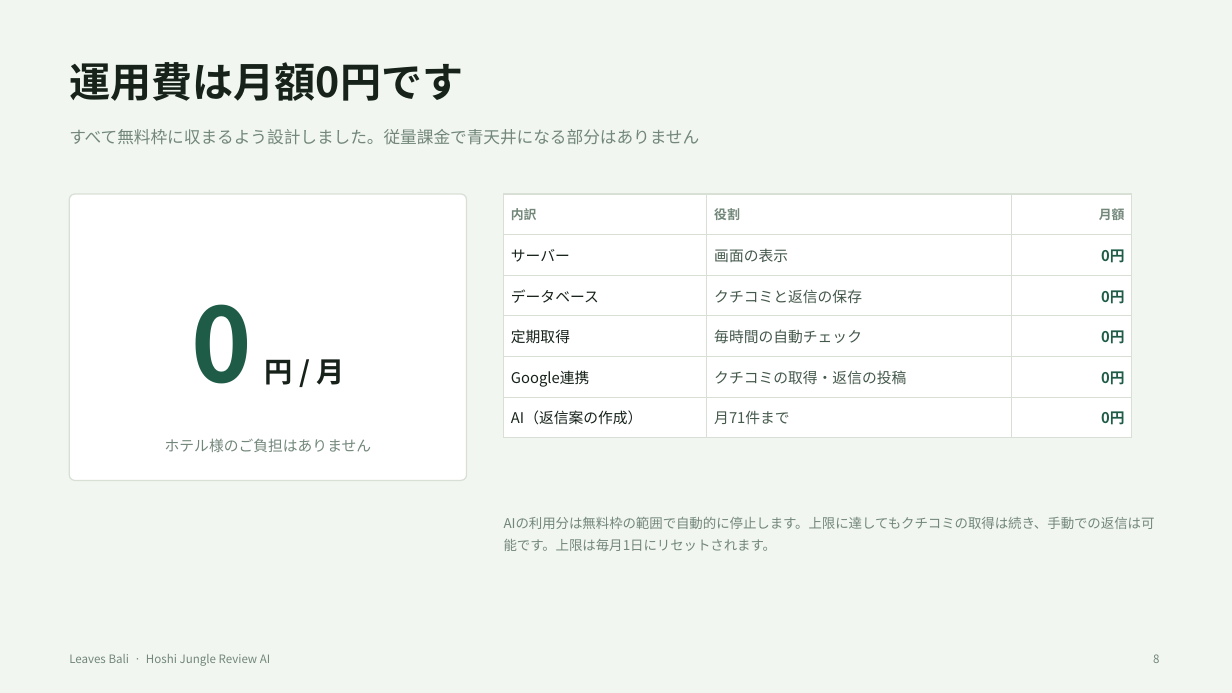
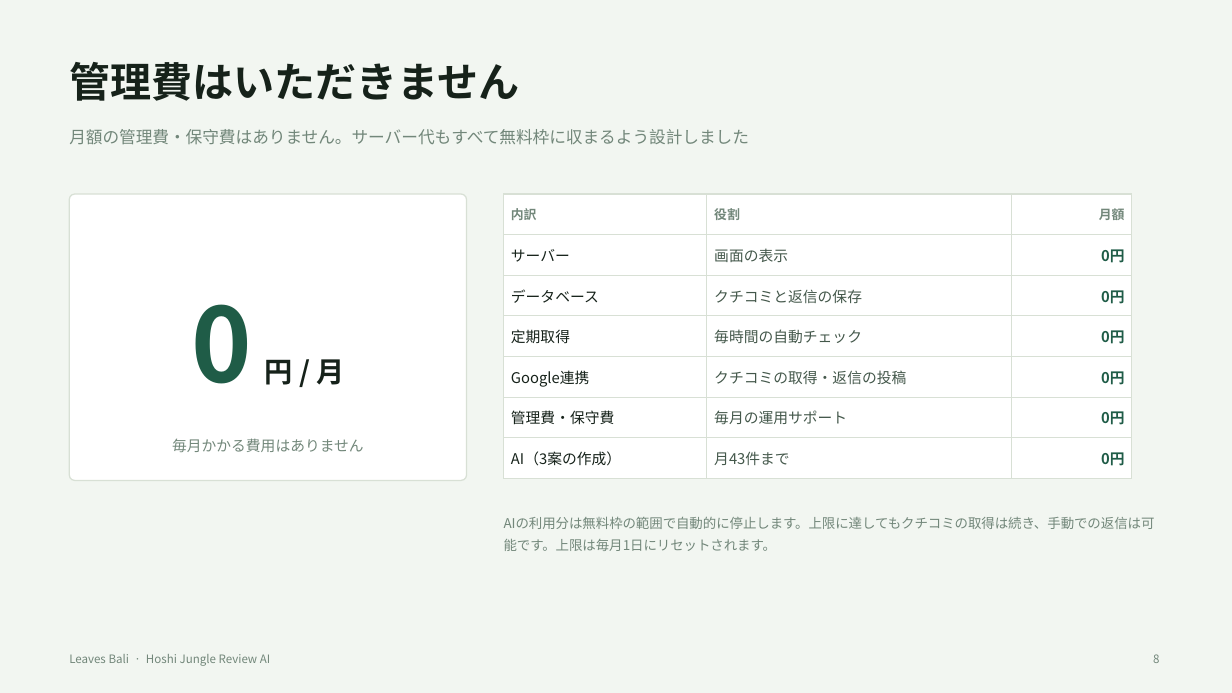
Before and after one commit to leaves-bali/leaves-bali-lp, a slide deck: slide 8 of hoshi-jungle-review-ai/docs/proposal/hoshi-jungle-proposal.pptx. Drawn at 1232x693 pixels with LibreOffice and Linux fonts; fonts in the diff are those of the drawing. Boxes give left, top, right and bottom in pixels: in the first picture for what was removed or moved away, otherwise in the second. Text is boxed around its words. In the diff, an @@ line names an element or a change of style, - is before the commit and + after.

```diff
--- a/hoshi-jungle-review-ai/docs/proposal/hoshi-jungle-proposal.pptx
+++ b/hoshi-jungle-review-ai/docs/proposal/hoshi-jungle-proposal.pptx
@@ text at (69, 62, 520, 101): text changed @@
-運用費は月額0円です
+管理費はいただきません
@@ text at (69, 129, 749, 145): text changed @@
-すべて無料枠に収まるよう設計しました。従量課金で青天井になる部分はありません
+月額の管理費・保守費はありません。サーバー代もすべて無料枠に収まるよう設計しました
@@ table at (504, 194, 1132, 470) @@
-row 6: AI（返信案の作成） | 月71件まで | 0円
+row 6: 管理費・保守費 | 毎月の運用サポート | 0円
+row 7: AI（3案の作成） | 月43件まで | 0円
@@ text at (172, 438, 364, 452): text changed @@
-ホテル様のご負担はありません
+毎月かかる費用はありません
```
Also in this commit, not shown: 2 other slides changed, 5 other files.
